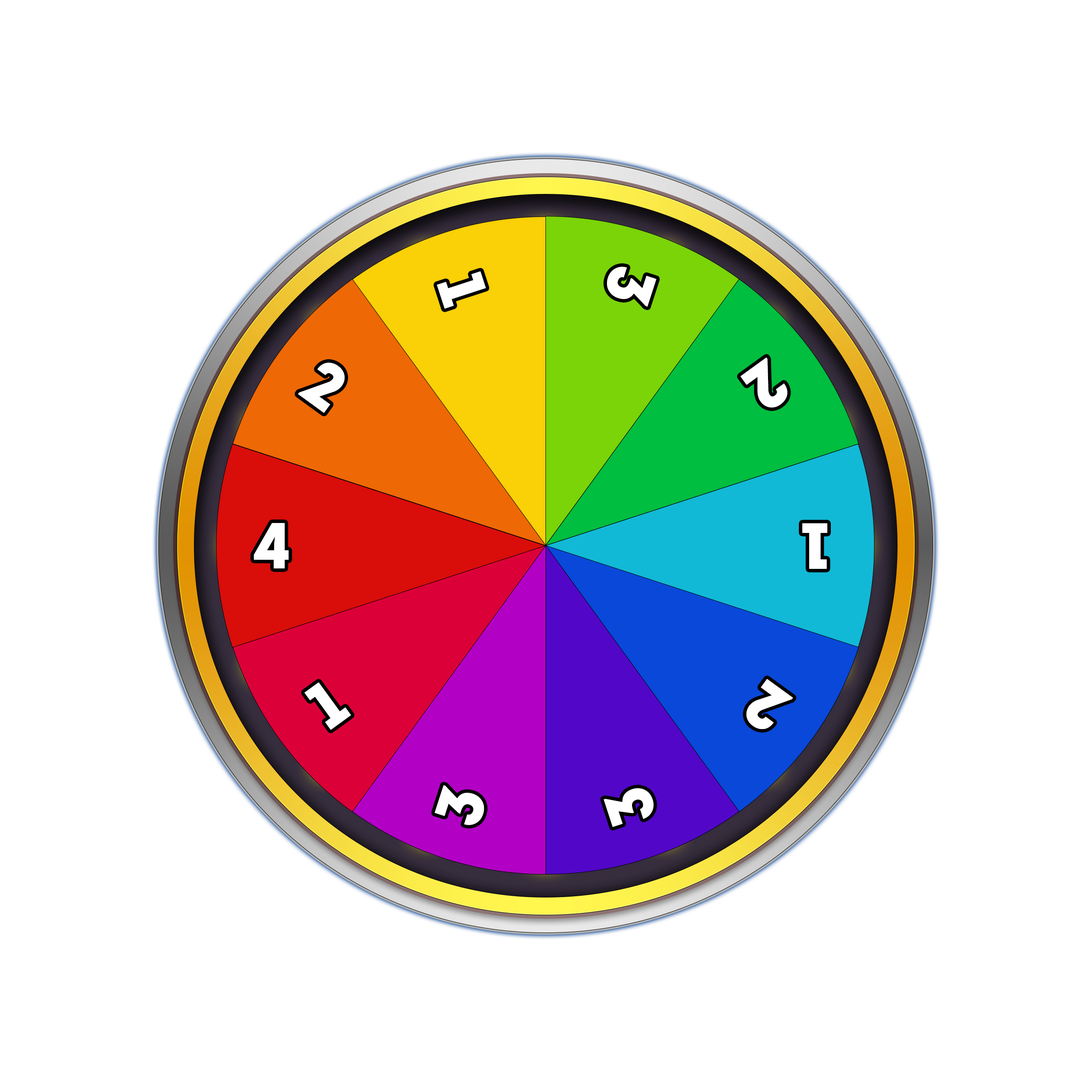
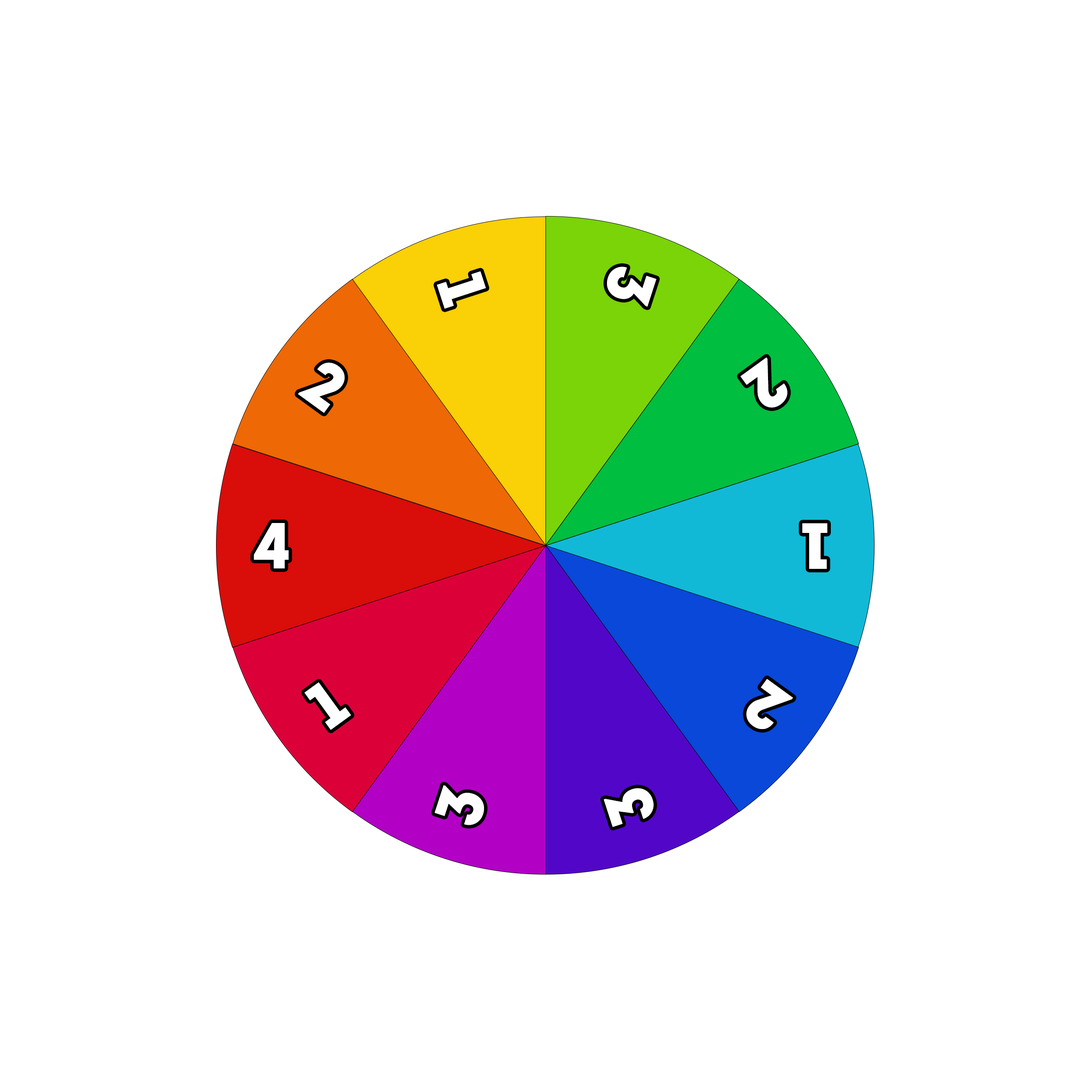
Revision of a layered (1091, 1091) image; what changed, layer by layer:
painted on "Sector9" over [left=268, top=455, right=546, bottom=546]
painted on "Sector8" over [left=343, top=806, right=353, bottom=813]
painted on "Sector6" over [left=651, top=836, right=700, bottom=858]
painted on "Sector4" over [left=662, top=444, right=865, bottom=642]
painted on "Sector3" over [left=662, top=279, right=860, bottom=509]
painted on "Sector2" over [left=662, top=488, right=722, bottom=509]
hid group "Back" (5 layers) over [left=158, top=158, right=934, bottom=934]
painted on "Light" over [left=228, top=229, right=864, bottom=865]
painted on "Base" over [left=228, top=229, right=864, bottom=865]
painted on "Inner Area" over [left=196, top=236, right=891, bottom=757]
painted on "Golden Frame" over [left=215, top=242, right=916, bottom=532]
